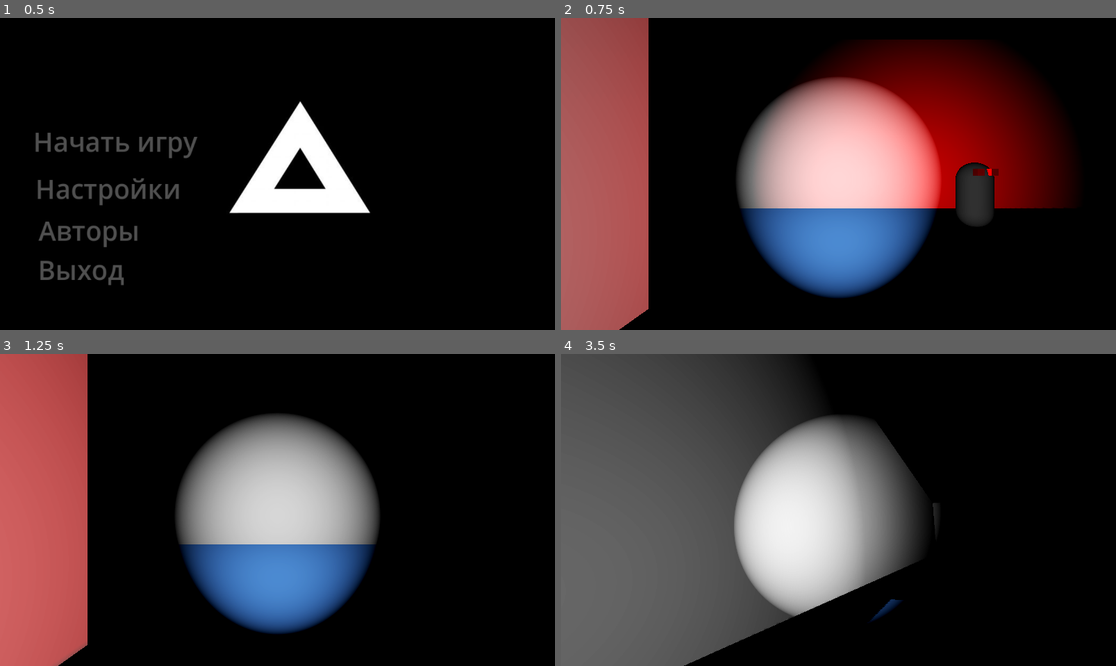
Above: before the commit, frames 1-4 (two rows, left to right).
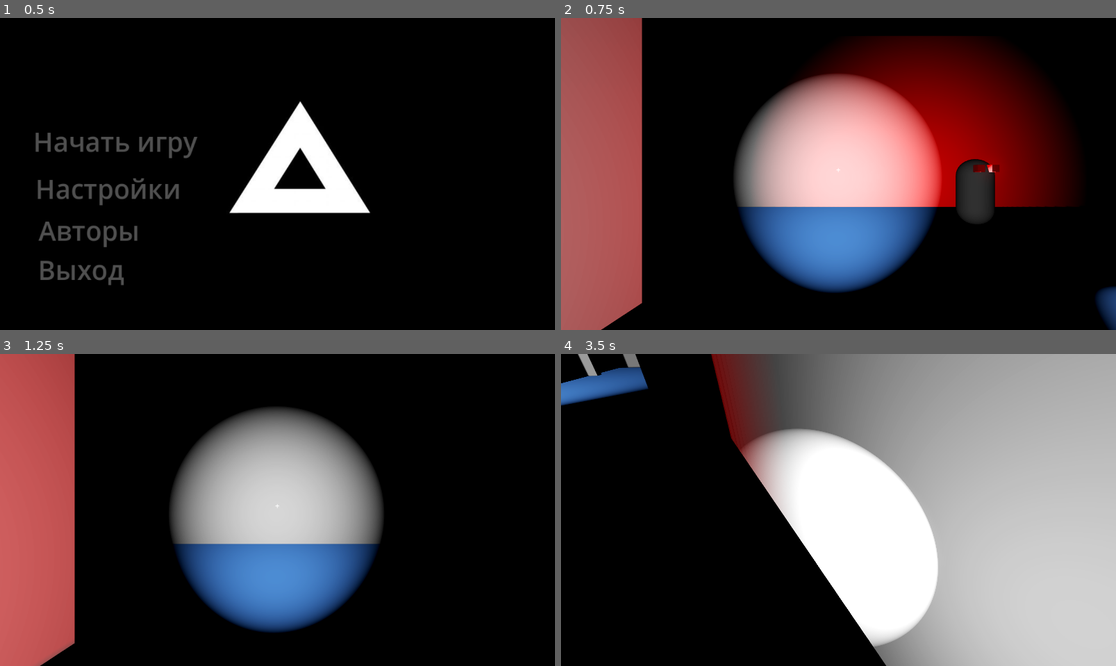
Above: after the commit, the same moments.

Repository: Covr2000/godot-horror-2025
Game: Godot game, scene res://scene_game/menu/manu.tscn
Same seed, same stepped clock (60 frames per second), same inputs: the game is played once before the commit and once after it.
Inputs (mouse positions are in pixels of both pictures, inside the frame that each line leads up to):
- Up to frame 1 (0.5 s): no input
- Up to frame 2 (0.75 s): click "Начать игру" at 0.5 s
- Up to frame 3 (1.25 s): no input
- Up to frame 4 (3.5 s): tap Enter (ui_accept) at 1.25, 1.52, 2.27 s; move the mouse to (866, 510) at 1.27 s; hold Shift (shift_run) 1.28-2.03 s; hold W (ui_up) from 1.28 s (still down); move the mouse to (810, 510) at 2.02 s; tap Shift (shift_run) at 2.1 s; move the mouse to (849, 503) at 2.77 s; hold Shift (shift_run) from 2.78 s (still down)

Frame 1 is identical in both runs. In frame 2, 4.4% of the frame differs, in the area x 7-100%, y 0-100%; in frame 3, 6.1%; in frame 4, 94%, in the area x 0-100%, y 0-100%.

Commit message:
Динамичная камера и работа с бегом

Diff:
--- a/game/mechanics_script/сharacters/enemy/enemy.tscn
+++ b/game/mechanics_script/сharacters/enemy/enemy.tscn
@@ -25,7 +25,6 @@
 
 [node name="SpotLight3D" type="SpotLight3D" parent="CharacterBody3D"]
 transform = Transform3D(1, 0, 0, 0, 1, 0, 0, 0, 1, 0, 1.7, 0)
-visible = false
 light_energy = 16.0
 light_indirect_energy = 16.0
 light_volumetric_fog_energy = 1.305
--- a/game/mechanics_script/сharacters/player/character_body_3d.gd
+++ b/game/mechanics_script/сharacters/player/character_body_3d.gd
@@ -14,7 +14,13 @@
 	pass
 
 
-var rot = -0.02
+
+#fov run
+const FOV = 70 # потом брать из настроек
+const FOV_RUN_OPT =0.5 # На сколько увеличивать при беге
+
+# sensivite
+var rot = -0.01
 var rot_x = 0
 var rot_y = 0
 
@@ -28,11 +34,20 @@
 			rot_y += event.relative.y * rot
 
 		rot_x += event.relative.x * rot
+		#print('rot_x sin: ', rot_x * sin(rot_x * 0.7))
+		#print('rot_y: ', rot_y)
+
 		transform.basis = Basis(Vector3(0,1,0), rot_x)
 		$Camera3D.transform.basis = Basis(Vector3(1,0,0), rot_y)
 		$SpotLight3D.transform.basis = Basis(Vector3(1,0,0), rot_y)
 
+		#rot_x += event.relative.x * rot
+		#transform.basis = Basis(Vector3(0,1,0), rot_x)
+		#$Camera3D.transform.basis = Basis(Vector3(1,0,0), rot_y)
+		#$SpotLight3D.transform.basis = Basis(Vector3(1,0,0), rot_y)
 
+
+var bt = 0.0
 
 func _physics_process(delta):
 
@@ -66,4 +81,22 @@
 		velocity.x = move_toward(velocity.x, 0, SPEED)
 		velocity.z = move_toward(velocity.z, 0, SPEED)
 
+
+	velocity.x = velocity.x
+	velocity.y = velocity.y
+
+	bt = bt + delta * velocity.length() * float(is_on_floor())
+	$Camera3D.transform.origin = sinCamera(bt)
+
+	#fov_run_change
+	var vel_cl = clamp(velocity.length(), 0.5, SPEED)
+	var target_fov = FOV - FOV_RUN_OPT * vel_cl
+	$Camera3D.fov = lerp($Camera3D.fov, target_fov, delta * 1.0)
 	move_and_slide()
+
+func sinCamera(bt):
+	var pos = Vector3.ZERO
+	# 1.9 высота над камерой
+	pos.y = 1.9 + (sin(bt * 1.0) * 0.05)
+	pos.x = cos(bt * 1.0 / 2) * 0.05
+	return pos
--- a/game/mechanics_script/сharacters/player/player.tscn
+++ b/game/mechanics_script/сharacters/player/player.tscn
@@ -26,7 +26,7 @@
 spot_angle = 27.0048
 
 [node name="Camera3D" type="Camera3D" parent="CharacterBody3D"]
-transform = Transform3D(1, 0, 0, 0, 1, 0, 0, 0, 1, 0, 2, 0)
+transform = Transform3D(1, 0, 0, 0, 1, 0, 0, 0, 1, 0, 1.90079, -0.0231365)
 
 [node name="MeshInstance3D7" type="MeshInstance3D" parent="CharacterBody3D"]
 transform = Transform3D(1, 0, 0, 0, 1, 0, 0, 0, 1, 0, 1.16958, 0)
@@ -38,3 +38,25 @@
 transform = Transform3D(1, 0, 0, 0, 1.87473, 0, 0, 0, 1, 0, 1.16958, 0)
 shape = SubResource("BoxShape3D_14rvb")
 metadata/_edit_group_ = true
+
+[node name="Control" type="Control" parent="CharacterBody3D"]
+layout_mode = 3
+anchors_preset = 8
+anchor_left = 0.5
+anchor_top = 0.5
+anchor_right = 0.5
+anchor_bottom = 0.5
+offset_left = -20.0
+offset_top = -20.0
+offset_right = 20.0
+offset_bottom = 20.0
+grow_horizontal = 2
+grow_vertical = 2
+
+[node name="Label" type="Label" parent="CharacterBody3D/Control"]
+layout_mode = 2
+offset_right = 40.0
+offset_bottom = 23.0
+text = "+"
+horizontal_alignment = 1
+vertical_alignment = 1
--- a/game/project.godot
+++ b/game/project.godot
@@ -59,3 +59,8 @@
 "events": [Object(InputEventKey,"resource_local_to_scene":false,"resource_name":"","device":-1,"window_id":0,"alt_press …(195 unchanged characters)…
 ]
 }
+
+[rendering]
+
+anti_aliasing/quality/msaa_3d=3
+anti_aliasing/quality/use_taa=true
